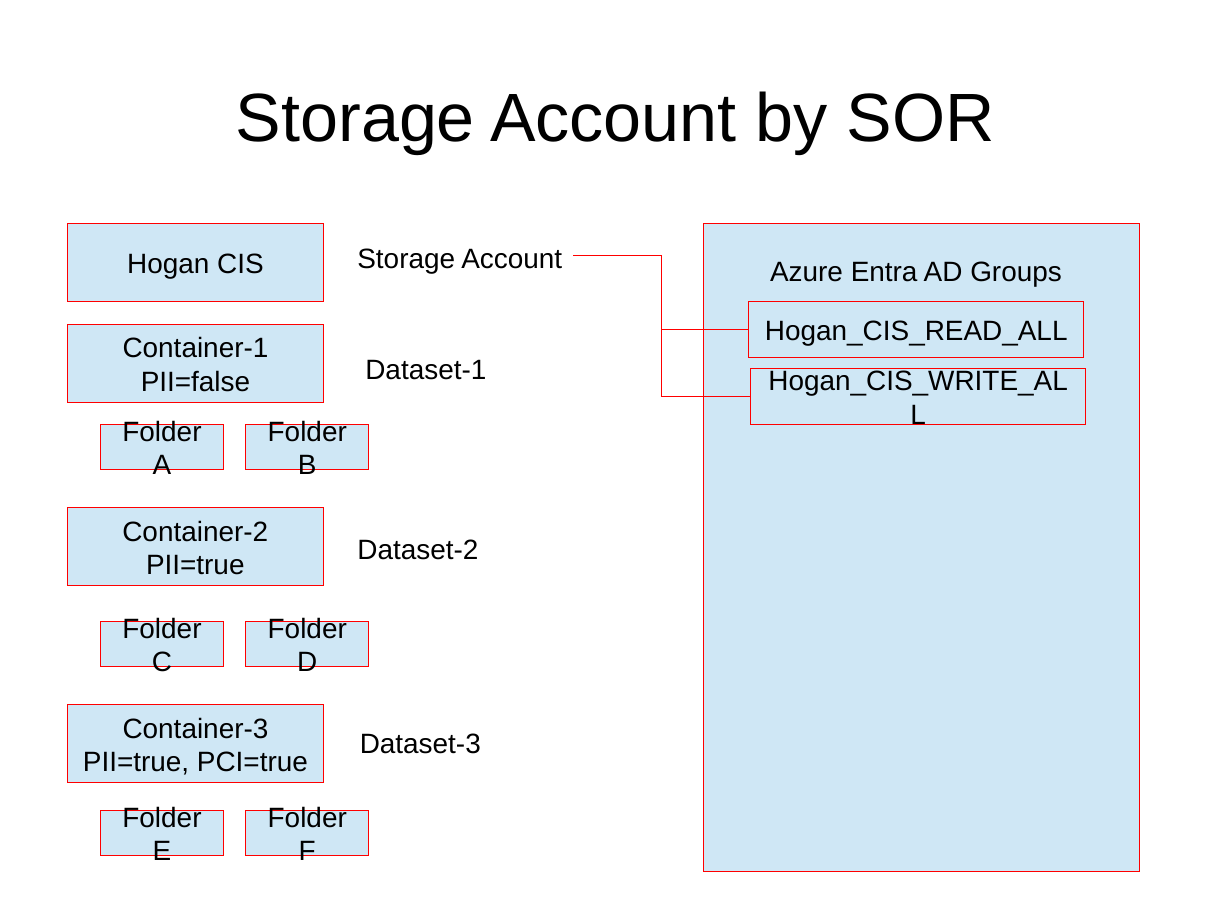
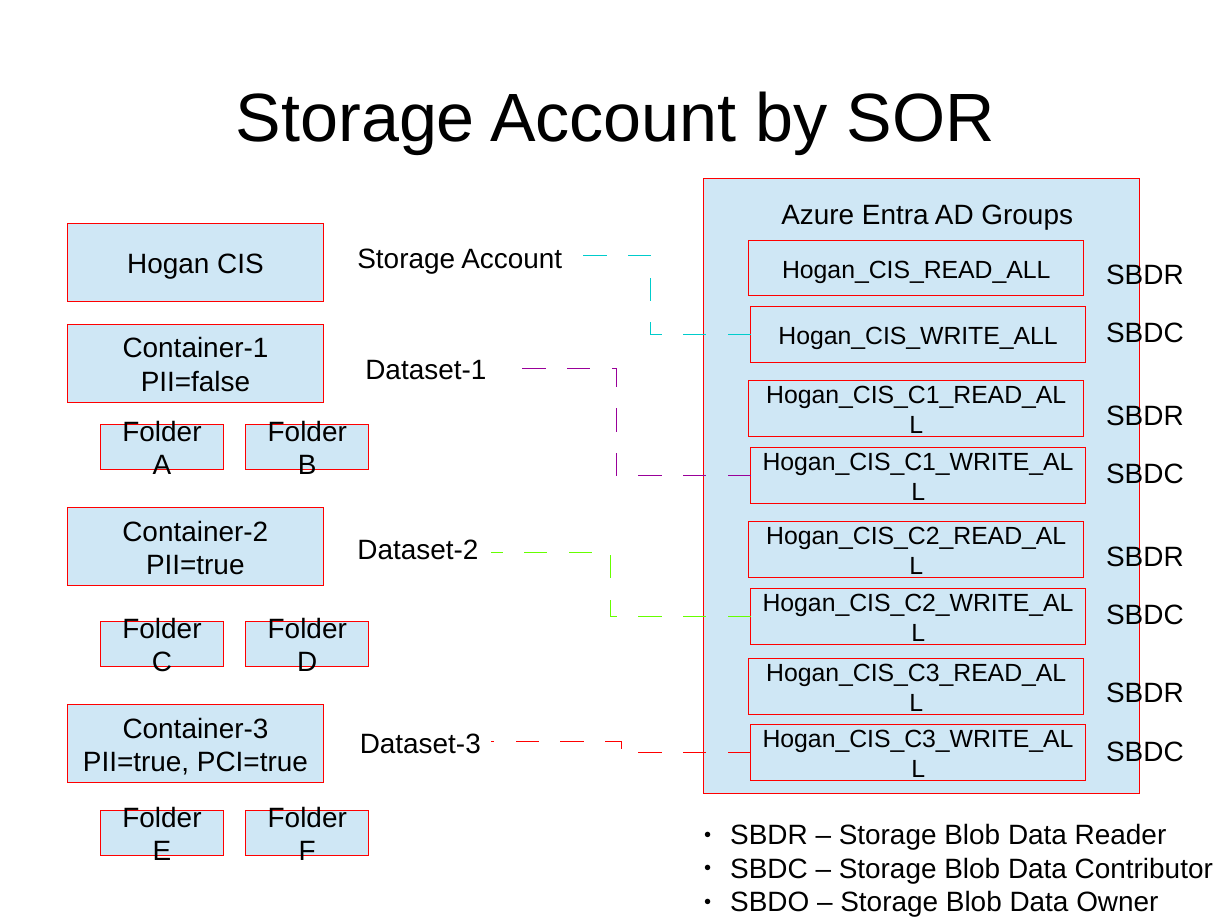
Before and after one commit to SowmyaVenky/AzureSynapseExperiments, a slide deck: slide 2 of ADLS_Security_Design.odp. Drawn at 1232x924 pixels with LibreOffice and Linux fonts; fonts in the diff are those of the drawing. Boxes give left, top, right and bottom in pixels: in the first picture for what was removed or moved away, otherwise in the second. Text is boxed around its words. In the diff, an @@ line names an element or a change of style, - is before the commit and + after.

```diff
--- a/ADLS_Security_Design.odp
+++ b/ADLS_Security_Design.odp
@@ rectangle: place and size @@
-rectangle at (704,224,1140,872)
+rectangle at (704,179,1140,794)
@@ text "Azure Entra AD Groups": place and size @@
-text "Azure Entra AD Groups" at (770,261,1062,286)
+text "Azure Entra AD Groups" at (781,204,1073,229)
@@ elbow line moved from (749, 330) - (574, 256) to (751, 334) - (574, 256) @@
@@ elbow line (751, 334) - (574, 256): stroke #FF0000 0 pt to #00CCCC 0 pt @@
@@ elbow line removed from (751, 397) to (574, 256) @@
@@ rectangle "Hogan_CIS_READ_ALL": place and size @@
-rectangle "Hogan_CIS_READ_ALL" at (749,302,1084,358)
+rectangle "Hogan_CIS_READ_ALL" at (749,240,1084,296)
@@ rectangle "Hogan_CIS_READ_ALL" at (749,240,1084,296): size 18 to 16 pt @@
@@ text added at (1106,262,1184,289), 18 pt, text #000000 @@
+SBDR
@@ rectangle "Hogan_CIS_WRITE_ALL" at (751,306,1087,362): size 18 to 16 pt @@
@@ rectangle "Hogan_CIS_WRITE_ALL": place and size @@
-rectangle "Hogan_CIS_WRITE_ALL" at (751,369,1087,425)
+rectangle "Hogan_CIS_WRITE_ALL" at (751,306,1087,362)
@@ text added at (1106,321,1184,348), 18 pt, text #000000 @@
+SBDC
@@ elbow line added from (751, 475) to (504, 368), #990099 0 pt @@
@@ rectangle added at (749,381,1084,437), fill #CFE7F5, outline #FF0000 0 pt, 16 pt, text #000000 @@
+Hogan_CIS_C1_READ_ALL
@@ text added at (1106,403,1184,430), 18 pt, text #000000 @@
+SBDR
@@ rectangle added at (751,447,1087,503), fill #CFE7F5, outline #FF0000 0 pt, 16 pt, text #000000 @@
+Hogan_CIS_C1_WRITE_ALL
@@ text added at (1106,462,1184,489), 18 pt, text #000000 @@
+SBDC
@@ rectangle added at (749,522,1084,578), fill #CFE7F5, outline #FF0000 0 pt, 16 pt, text #000000 @@
+Hogan_CIS_C2_READ_ALL
@@ elbow line added from (751, 616) to (492, 552), #66FF00 0 pt @@
@@ text added at (1106,544,1184,571), 18 pt, text #000000 @@
+SBDR
@@ rectangle added at (751,588,1087,644), fill #CFE7F5, outline #FF0000 0 pt, 16 pt, text #000000 @@
+Hogan_CIS_C2_WRITE_ALL
@@ text added at (1106,602,1184,629), 18 pt, text #000000 @@
+SBDC
@@ rectangle added at (749,658,1084,714), fill #CFE7F5, outline #FF0000 0 pt, 16 pt, text #000000 @@
+Hogan_CIS_C3_READ_ALL
@@ text added at (1106,681,1184,708), 18 pt, text #000000 @@
+SBDR
@@ elbow line added from (751, 754) to (492, 741), #FF0000 0 pt @@
@@ rectangle added at (751,726,1087,781), fill #CFE7F5, outline #FF0000 0 pt, 16 pt, text #000000 @@
+Hogan_CIS_C3_WRITE_ALL
@@ text added at (1106,739,1184,766), 18 pt, text #000000 @@
+SBDC
@@ text added at (730,823,1213,917), 18 pt, text #000000 @@
+● SBDR – Storage Blob Data Reader
+● SBDC – Storage Blob Data Contributor
+● SBDO – Storage Blob Data Owner
```
Also in this commit, not shown: 3 other files.
